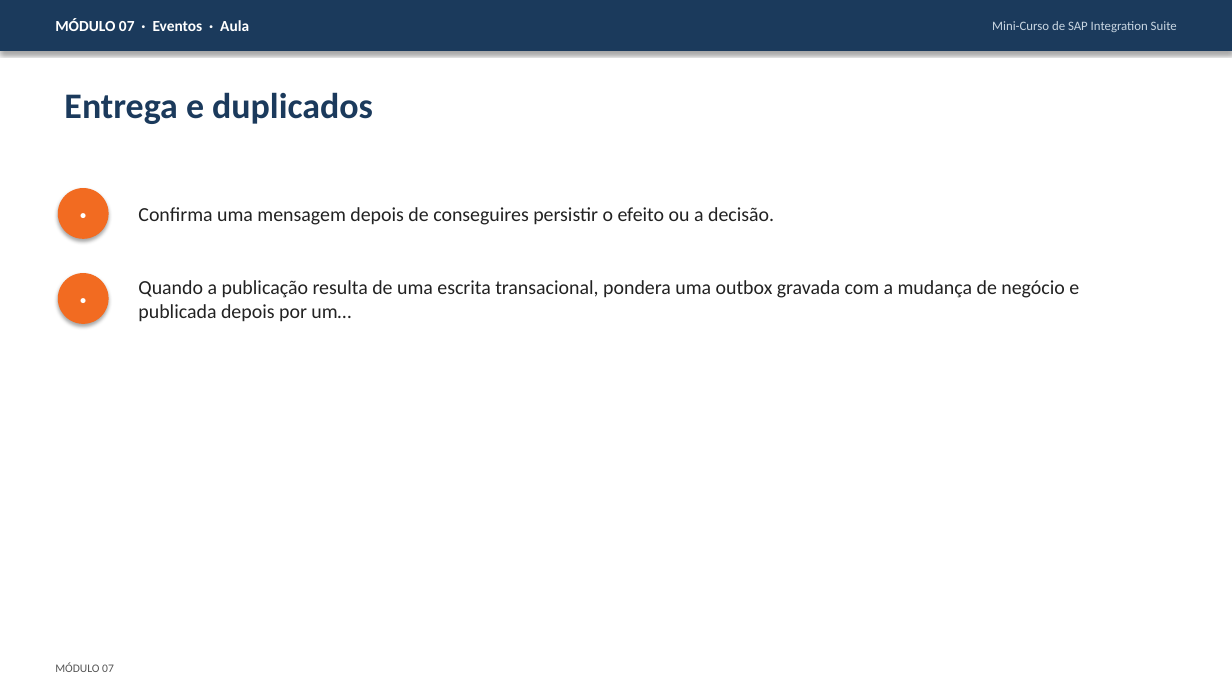
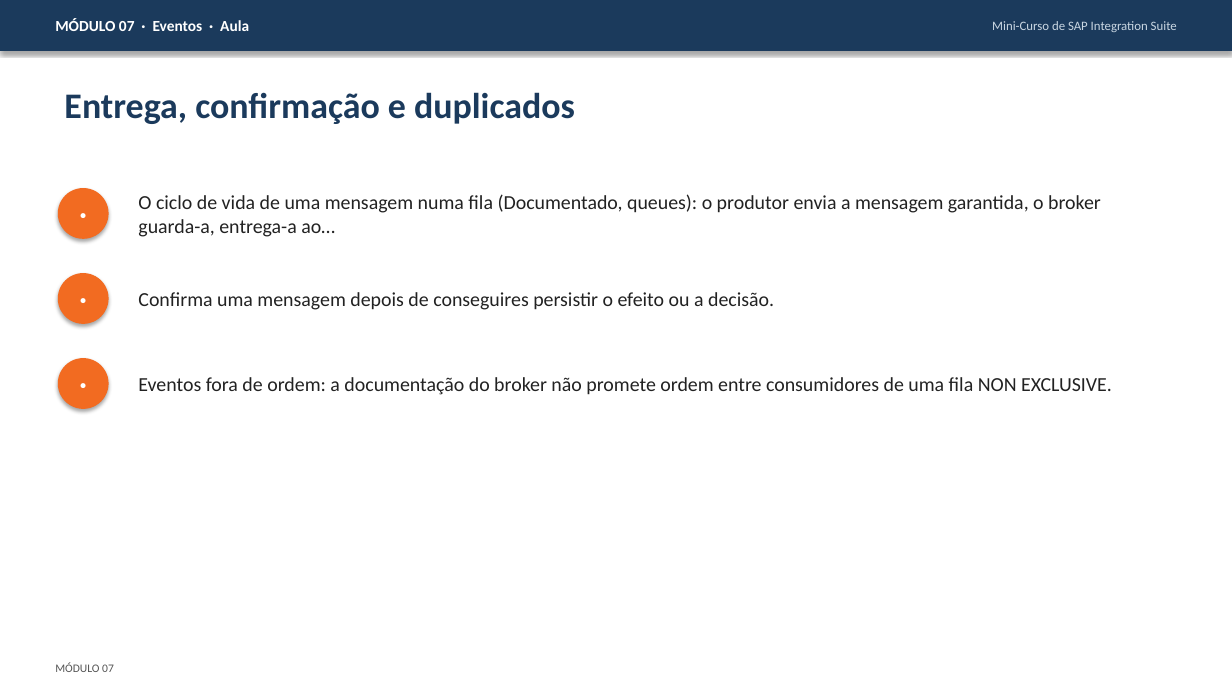
Before and after one commit to AdrianoHebreu/estudos, a slide deck: slide 26 of Integration_suite_studies/07-Eventos/07-Eventos.pptx (slide 8 before the commit). Drawn at 1232x693 pixels with LibreOffice and Linux fonts; fonts in the diff are those of the drawing. Boxes give left, top, right and bottom in pixels: in the first picture for what was removed or moved away, otherwise in the second. Text is boxed around its words. In the diff, an @@ line names an element or a change of style, - is before the commit and + after.

Commit message:
Aprofundar o curso de Integration Suite a partir da documentação oficial SAP (módulos 00 a 12, exercícios com níveis)
Módulos 00 e 02 a 12 reescritos com rótulos Documentado, Observado e Por testar; módulo 01 com observações do tenant; exercícios 1 a 34 e soluções com níveis; Office regenerado; ESTADO e READMEs atualizados (atribuição CC-BY 4.0).

```diff
--- a/Integration_suite_studies/07-Eventos/07-Eventos.pptx
+++ b/Integration_suite_studies/07-Eventos/07-Eventos.pptx
@@ text at (x1=64, y1=92, x2=575, y2=124): text changed @@
-Entrega e duplicados
+Entrega, confirmação e duplicados
@@ text added at (x1=138, y1=194, x2=1101, y2=237), 15.5 pt, text #222222 @@
+O ciclo de vida de uma mensagem numa fila (Documentado, queues): o produtor envia a mensagem garantida, o broker guarda-a, entrega-a ao…
@@ text "Confirma uma mensagem depois de ..." moved from (x1=138, y1=207, x2=774, y2=225) to (x1=138, y1=292, x2=774, y2=310) @@
@@ text removed at (x1=138, y1=280, x2=1079, y2=322) @@
-Quando a publicação resulta de uma escrita transacional, pondera uma outbox gravada com a mudança de negócio e publicada depois por um…
@@ ellipse added at (x1=57, y1=359, x2=108, y2=409), fill #F26B21, 18 pt, text #FFFFFF @@
+•
@@ text added at (x1=138, y1=377, x2=1112, y2=395), 15.5 pt, text #222222 @@
+Eventos fora de ordem: a documentação do broker não promete ordem entre consumidores de uma fila NON EXCLUSIVE.
```
Also in this commit, not shown: 9 other slides changed, 27 slides added, 47 other files.
